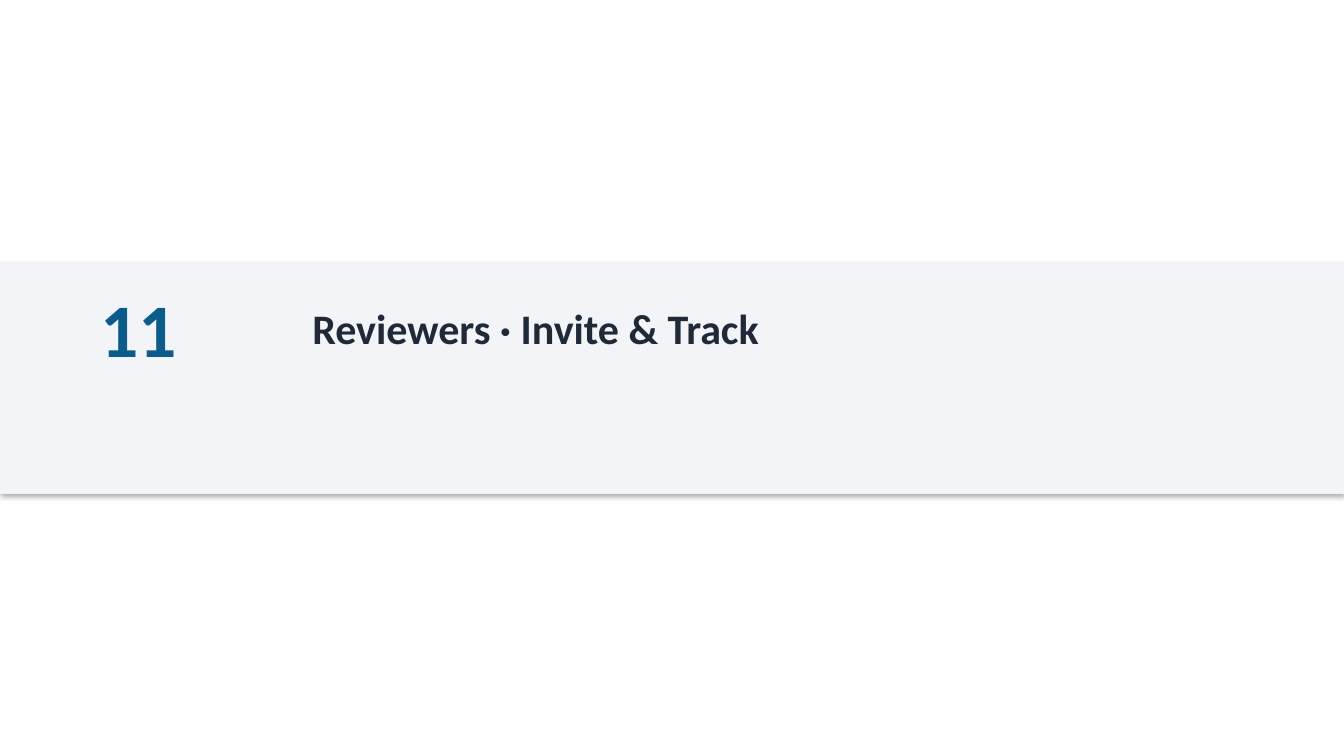
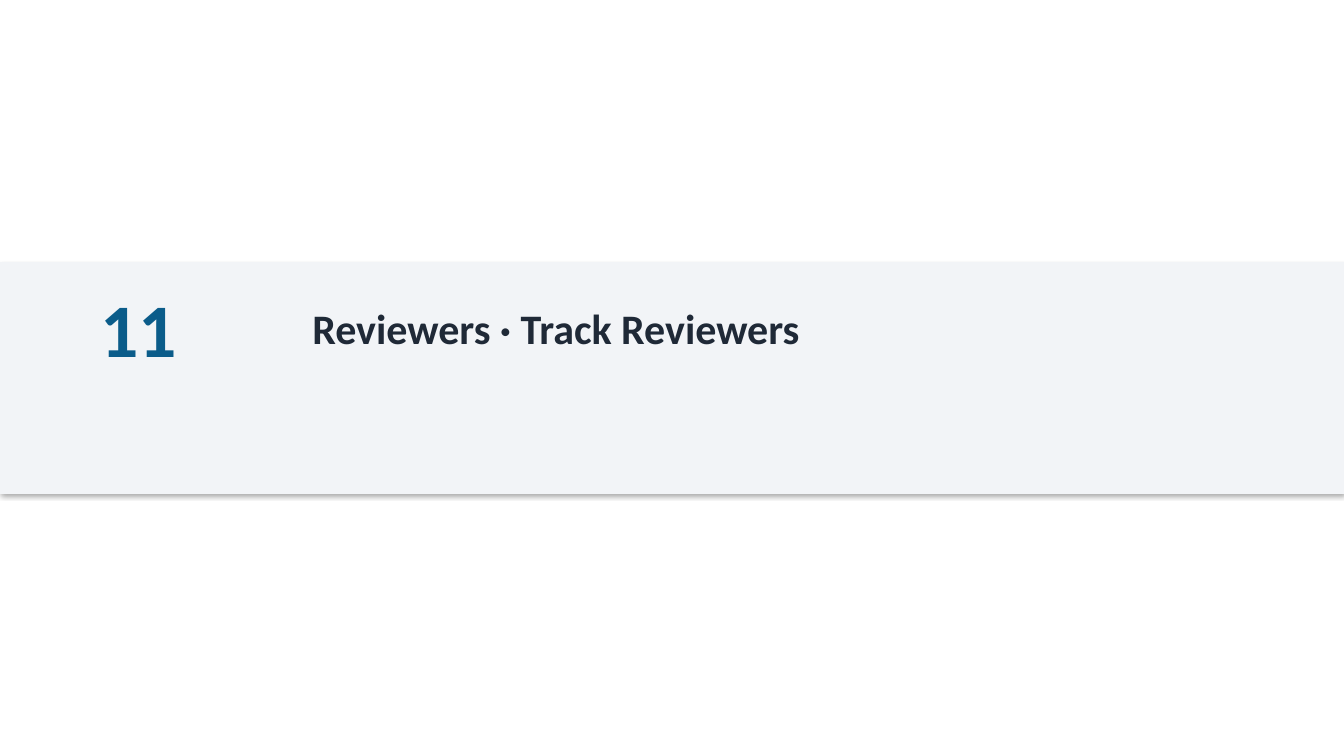
Before and after one commit to justingallivan/wmkf-research-apps, a slide deck: slide 23 of docs/onboarding/Workbench_Onboarding_PD.pptx. Drawn at 1344x756 pixels with LibreOffice and Linux fonts; fonts in the diff are those of the drawing. Boxes give left, top, right and bottom in pixels: in the first picture for what was removed or moved away, otherwise in the second. Text is boxed around its words. In the diff, an @@ line names an element or a change of style, - is before the commit and + after.

```diff
--- a/docs/onboarding/Workbench_Onboarding_PD.pptx
+++ b/docs/onboarding/Workbench_Onboarding_PD.pptx
@@ text at bbox=[312, 314, 799, 345]: text changed @@
-Reviewers · Invite & Track
+Reviewers · Track Reviewers
```
Also in this commit, not shown: 6 other slides changed, 3 other files.
